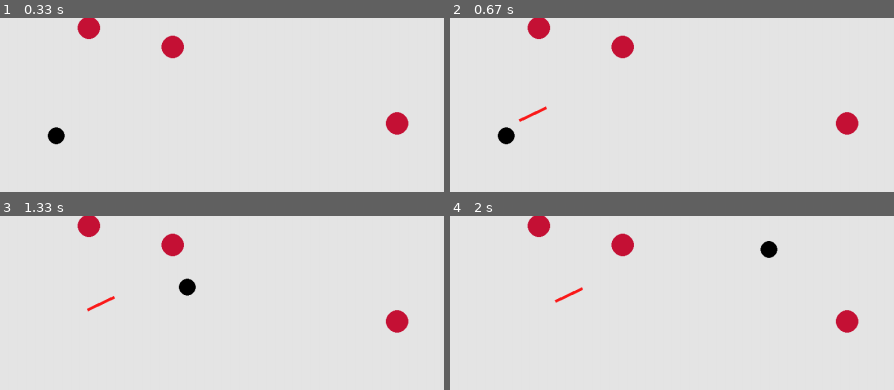
Above: before the commit, frames 1-4 (two rows, left to right).
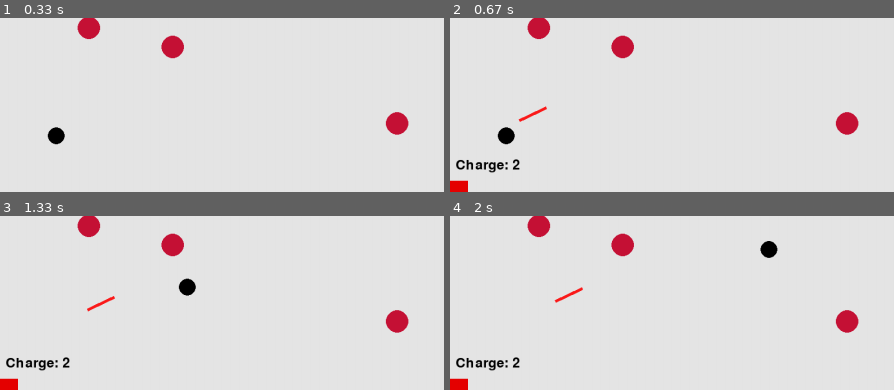
Above: after the commit, the same moments.

Repository: dionisiyKDO/PyGame-SpearLaunch
Game: pygame game, started from main.py
The game is run twice, just before and just after one commit, with the same random seed, the same clock (stepped at 60 frames per second) and the same inputs.
Inputs (mouse positions are % of the whole screen's width and height, from its top left):
- Up to frame 1 (0.33 s): no input
- Up to frame 2 (0.67 s): click (51, 27) at 0.38 s
- Up to frame 3 (1.33 s): hold D 0.67-1.13 s; move the mouse to (47, 34) at 0.7 s; hold W from 1.17 s (still down)
- Up to frame 4 (2 s): release W at 1.47 s; hold D 1.5-1.97 s
The pictures show only the part of the screen within x 0-50%, y 50-100%; the shares and areas given below are measured in that part.

Frame 1 is identical in both runs. In frame 2, 0.8% of the frame differs, in the area x 0-16%, y 81-100%; in frame 3, 0.8%; in frame 4, 0.8%.

Commit message:
added back charging indicator

Diff:
--- a/main.py
+++ b/main.py
@@ -150,6 +150,12 @@
             if spear.thrown and (spear.y > SCREEN_HEIGHT or spear.x > SCREEN_WIDTH or spear.y < 0 or spear.x < 0):
                 self.spears.remove(spear)
 
+    def draw_charge_indicator(self, display, charge_value):
+        charge_indicator_width = int((charge_value / 100) * SCREEN_WIDTH)
+        pygame.draw.rect(display, RED, (0, SCREEN_HEIGHT - 20, charge_indicator_width, 20))
+        charge_text = self.font.render(f"Charge: {charge_value}", True, BLACK)
+        display.blit(charge_text, (10, SCREEN_HEIGHT - 60))
+
     def draw(self):
         self.ctx.clear(1.0, 1.0, 1.0)
         # self.ctx.enable(moderngl.BLEND)
@@ -158,6 +164,9 @@
         self.character.draw(self.display)
         for enemy in self.enemies:
             enemy.draw(self.display)
+
+        if self.spears:
+            self.draw_charge_indicator(self.display, self.spears[-1].charge_value)
 
         frame_tex = surf_to_texture(self.ctx, self.display)
         frame_tex.use()
